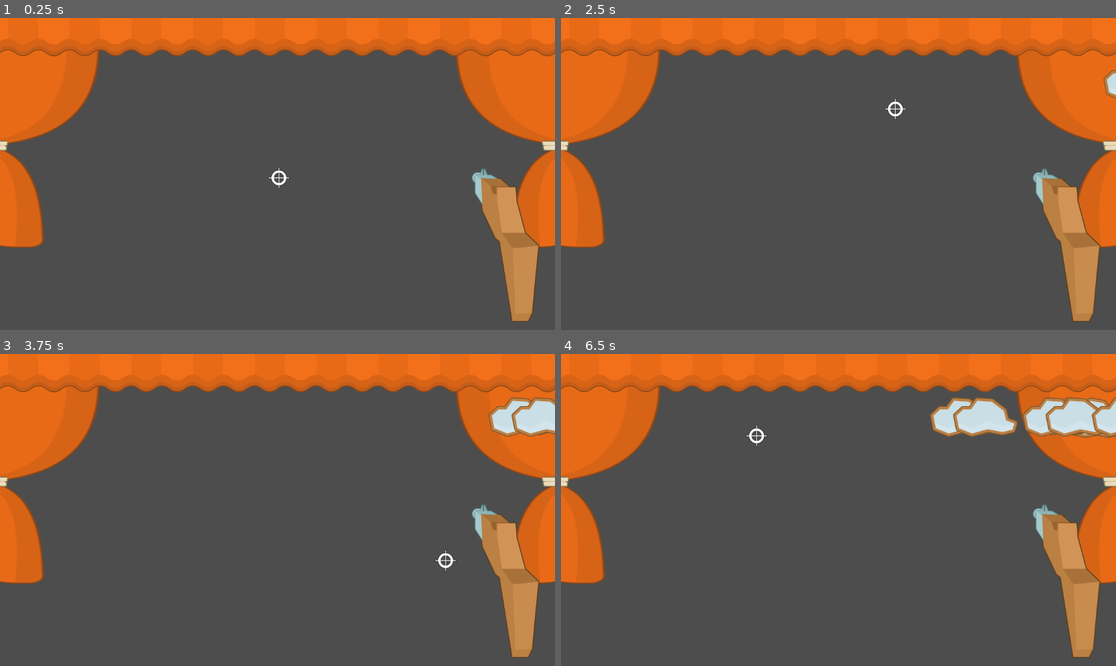
Above: before the commit, frames 1-4 (two rows, left to right).
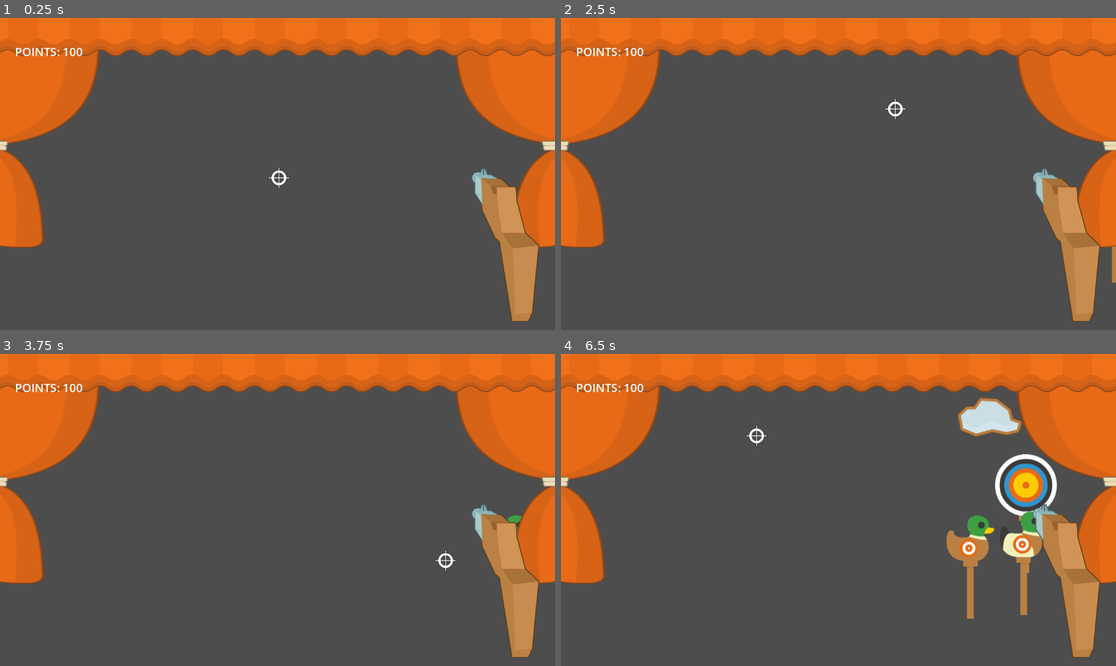
Above: after the commit, the same moments.

Repository: MxInput/Shooting-Gallery
Game: Godot game, scene res://nodes/game.tscn
Two runs of this game, one before a commit and one after it. Both use one fixed random seed, a clock stepped at 60 frames per second and the inputs below.
Inputs (mouse positions are in pixels of both pictures, inside the frame that each line leads up to):
- Up to frame 1 (0.25 s): no input
- Up to frame 2 (2.5 s): tap Enter at 0.5, 2 s; move the mouse to (960, 158) at 0.52 s; hold Right 0.53-1.28 s; click (960, 158) at 0.6 s; tap Space at 1.25 s; move the mouse to (727, 189) at 1.27 s; hold Down 1.28-2.03 s; click (727, 189) at 1.35 s; move the mouse to (894, 105) at 2.02 s; hold Right from 2.03 s (still down); tap Alt at 2.1 s; click (894, 105) at 2.3 s
- Up to frame 3 (3.75 s): move the mouse to (249, 572) at 2.77 s; release Right at 2.78 s; hold Up 2.78-3.53 s; tap Shift at 2.85 s; click (249, 572) at 3.05 s; move the mouse to (444, 556) at 3.52 s; hold Left from 3.53 s (still down); click (444, 556) at 3.6 s
- Up to frame 4 (6.5 s): move the mouse to (672, 463) at 4.27 s; click (672, 463) at 4.35 s; move the mouse to (871, 541) at 5.02 s; release Left at 5.03 s; hold Down 5.03-5.78 s; tap Alt at 5.1 s; click (871, 541) at 5.3 s; move the mouse to (755, 432) at 5.77 s; hold Right from 5.78 s (still down); tap Shift at 5.85 s; click (755, 432) at 6.05 s

The runs differ from the first frame. In frame 1, 0.2% of the frame differs, in the area x 2-15%, y 9-13%; in frame 2, 0.4%; in frame 3, 1.5%; in frame 4, 6.3%, in the area x 2-100%, y 9-85%.

Commit message:
bullet hole when shot

Diff:
--- /dev/null
+++ b/nodes/duck.tscn
@@ -0,0 +1,37 @@
+[gd_scene format=3 uid="uid://ejgc54eqt668"]
+
+[ext_resource type="Texture2D" uid="uid://c62qldanl6gj5" path="res://images/stick_wood.png" id="1_3q8xi"]
+[ext_resource type="Script" uid="uid://3ownneww0nfn" path="res://scripts/target.gd" id="1_5nbxs"]
+[ext_resource type="Texture2D" uid="uid://bmco8f52vri1k" path="res://images/duck_target_brown.png" id="2_3q8xi"]
+
+[sub_resource type="RectangleShape2D" id="RectangleShape2D_eodfl"]
+size = Vector2(89, 65)
+
+[sub_resource type="RectangleShape2D" id="RectangleShape2D_5nbxs"]
+size = Vector2(58, 38)
+
+[node name="duck" type="Node2D" unique_id=95386575 groups=["duck"]]
+z_index = 1
+script = ExtResource("1_5nbxs")
+
+[node name="Stick" type="Sprite2D" parent="." unique_id=853564960]
+position = Vector2(52, 156)
+texture = ExtResource("1_3q8xi")
+
+[node name="Duck" type="Sprite2D" parent="." unique_id=81904591]
+clip_children = 2
+position = Vector2(52, 50)
+texture = ExtResource("2_3q8xi")
+
+[node name="Area2D" type="Area2D" parent="." unique_id=1961448749]
+position = Vector2(-15, -32)
+
+[node name="CollisionShape2D" type="CollisionShape2D" parent="Area2D" unique_id=1914560581]
+position = Vector2(61.5, 96.5)
+shape = SubResource("RectangleShape2D_eodfl")
+
+[node name="CollisionShape2D2" type="CollisionShape2D" parent="Area2D" unique_id=686345275]
+position = Vector2(88, 54)
+shape = SubResource("RectangleShape2D_5nbxs")
+
+[connection signal="input_event" from="Area2D" to="." method="_on_area_2d_input_event"]
--- a/nodes/game.tscn
+++ b/nodes/game.tscn
@@ -10,10 +10,19 @@
 [ext_resource type="Texture2D" uid="uid://cfedxeautpdmm" path="res://images/curtain_rope.png" id="5_uodeg"]
 [ext_resource type="Texture2D" uid="uid://b2pysu0r2i7hc" path="res://images/cloud1.png" id="6_b11oy"]
 [ext_resource type="Texture2D" uid="uid://cdo161nvwj1om" path="res://images/target_colored.png" id="6_ubvaf"]
-[ext_resource type="Script" uid="uid://dk60mg2ah7mmj" path="res://nodes/cloud_movement.gd" id="7_15wb7"]
+[ext_resource type="Script" uid="uid://dk60mg2ah7mmj" path="res://scripts/cloud_movement.gd" id="7_15wb7"]
 [ext_resource type="Texture2D" uid="uid://daqgtta2l3dqu" path="res://images/cloud2.png" id="7_dmoo1"]
 [ext_resource type="Texture2D" uid="uid://bpvrwf0uhyf6l" path="res://images/target_red1.png" id="7_dv0a3"]
 [ext_resource type="Texture2D" uid="uid://dgx3ium1xm0ew" path="res://images/target_white.png" id="8_fjk5n"]
+[ext_resource type="Texture2D" uid="uid://dfyfatu8qjh1a" path="res://images/shot_blue_large.png" id="10_y7dl2"]
+[ext_resource type="Texture2D" uid="uid://cgmaefveep0vh" path="res://images/shot_brown_large.png" id="11_tvltm"]
+[ext_resource type="PackedScene" uid="uid://ejgc54eqt668" path="res://nodes/duck.tscn" id="12_4axws"]
+[ext_resource type="Texture2D" uid="uid://2yw1s3ayxqg8" path="res://images/shot_grey_large.png" id="12_engdv"]
+[ext_resource type="Texture2D" uid="uid://dis6a6dygughr" path="res://images/shot_yellow_large.png" id="13_rylax"]
+[ext_resource type="PackedScene" uid="uid://b4war3bcgbudm" path="res://nodes/shot.tscn" id="14_tvltm"]
+[ext_resource type="Texture2D" uid="uid://bmco8f52vri1k" path="res://images/duck_target_brown.png" id="15_827r2"]
+[ext_resource type="Texture2D" uid="uid://crfb7hwluby6i" path="res://images/duck_target_yellow.png" id="16_4axws"]
+[ext_resource type="Texture2D" uid="uid://bfhdu68d7kr8" path="res://images/duck_target_white.png" id="17_s00i6"]
 
 [node name="Game" type="Node" unique_id=1002405761]
 
@@ -35,40 +44,41 @@
 texture = ExtResource("2_g5j3c")
 
 [node name="Curtains" type="TextureRect" parent="CanvasLayer" unique_id=1043752201]
-z_index = 1
+z_index = 2
 offset_right = 40.0
 offset_bottom = 40.0
 texture = ExtResource("3_dv0a3")
 
 [node name="Curtains2" type="TextureRect" parent="CanvasLayer" unique_id=1826913710]
-z_index = 1
+z_index = 2
 offset_left = 256.0
 offset_right = 512.0
 offset_bottom = 80.0
 texture = ExtResource("3_dv0a3")
 
 [node name="Curtains3" type="TextureRect" parent="CanvasLayer" unique_id=428466821]
-z_index = 1
+z_index = 2
 offset_left = 512.0
 offset_right = 768.0
 offset_bottom = 80.0
 texture = ExtResource("3_dv0a3")
 
 [node name="Curtains4" type="TextureRect" parent="CanvasLayer" unique_id=1286391748]
-z_index = 1
+z_index = 2
 offset_left = 768.0
 offset_right = 1024.0
 offset_bottom = 80.0
 texture = ExtResource("3_dv0a3")
 
 [node name="Curtains5" type="TextureRect" parent="CanvasLayer" unique_id=919382094]
-z_index = 1
+z_index = 2
 offset_left = 1024.0
 offset_right = 1280.0
 offset_bottom = 80.0
 texture = ExtResource("3_dv0a3")
 
 [node name="Tied_Curtains1" type="TextureRect" parent="CanvasLayer" unique_id=1256283787]
+z_index = 1
 offset_left = -50.0
 offset_top = 51.0
 offset_right = 206.0
@@ -84,6 +94,7 @@
 texture = ExtResource("5_uodeg")
 
 [node name="Tied_Curtains2" type="TextureRect" parent="CanvasLayer" unique_id=844573992]
+z_index = 1
 offset_left = 946.0
 offset_top = 51.0
 offset_right = 1202.0
@@ -117,27 +128,54 @@
 texture = ExtResource("7_dmoo1")
 script = ExtResource("7_15wb7")
 
+[node name="PointTeller" type="RichTextLabel" parent="CanvasLayer" unique_id=2066224391]
+z_index = 5
+offset_left = 18.0
+offset_top = 30.0
+offset_right = 185.0
+offset_bottom = 110.0
+theme_override_font_sizes/normal_font_size = 24
+text = "POINTS: 100"
+horizontal_alignment = 1
+vertical_alignment = 1
+
 [node name="Camera2D" type="Camera2D" parent="." unique_id=260357595]
 
-[node name="AimController" type="Node2D" parent="." unique_id=213442519 node_paths=PackedStringArray("crosshair", "rifle")]
+[node name="AimController" type="Node2D" parent="." unique_id=213442519 node_paths=PackedStringArray("crosshair", "rifle", "point_teller", "target_spawner")]
 script = ExtResource("2_cpdmu")
 crosshair = NodePath("../CanvasLayer/Crosshair")
 rifle = NodePath("../CanvasLayer/Rifle")
+point_teller = NodePath("../CanvasLayer/PointTeller")
+blue_shot_texture = ExtResource("10_y7dl2")
+brown_shot_texture = ExtResource("11_tvltm")
+grey_shot_texture = ExtResource("12_engdv")
+yellow_shot_texture = ExtResource("13_rylax")
+shot_sprite = ExtResource("14_tvltm")
+target_spawner = NodePath("../TargetSpawner")
 
-[node name="TargetSpawner" type="Node" parent="." unique_id=1437629110 node_paths=PackedStringArray("delay_timer", "cloud_timer", "game_timer", "game", "cloud", "cloud2")]
+[node name="TargetSpawner" type="Node" parent="." unique_id=1437629110 node_paths=PackedStringArray("delay_timer", "cloud_timer", "game_timer", "duck_timer", "game", "cloud", "cloud2")]
 script = ExtResource("4_6hfer")
 target = ExtResource("5_flw6b")
+duck = ExtResource("12_4axws")
 colored_target_texture = ExtResource("6_ubvaf")
 red_target_texture = ExtResource("7_dv0a3")
 white_target_texture = ExtResource("8_fjk5n")
+brown_duck_texture = ExtResource("15_827r2")
+yellow_duck_texture = ExtResource("16_4axws")
+white_duck_texture = ExtResource("17_s00i6")
 delay_timer = NodePath("DelayTimer")
 cloud_timer = NodePath("CloudTimer")
 game_timer = NodePath("GameTimer")
+duck_timer = NodePath("DuckTimer")
 game = NodePath("..")
 cloud = NodePath("../CanvasLayer/Cloud")
 cloud2 = NodePath("../CanvasLayer/Cloud2")
 
 [node name="DelayTimer" type="Timer" parent="TargetSpawner" unique_id=1665403982]
+wait_time = 3.0
+one_shot = true
+
+[node name="DuckTimer" type="Timer" parent="TargetSpawner" unique_id=123717928]
 wait_time = 3.0
 one_shot = true
 
@@ -150,4 +188,5 @@
 one_shot = true
 
 [connection signal="timeout" from="TargetSpawner/DelayTimer" to="TargetSpawner" method="_on_delay_timer_timeout"]
+[connection signal="timeout" from="TargetSpawner/DuckTimer" to="TargetSpawner" method="_on_duck_timer_timeout"]
 [connection signal="timeout" from="TargetSpawner/CloudTimer" to="TargetSpawner" method="_on_cloud_timer_timeout"]
--- /dev/null
+++ b/nodes/shot.tscn
@@ -0,0 +1,6 @@
+[gd_scene format=3 uid="uid://b4war3bcgbudm"]
+
+[ext_resource type="Texture2D" uid="uid://dis6a6dygughr" path="res://images/shot_yellow_large.png" id="1_g03fy"]
+
+[node name="Shot" type="Sprite2D" unique_id=1247845672]
+texture = ExtResource("1_g03fy")
--- a/nodes/target.tscn
+++ b/nodes/target.tscn
@@ -7,7 +7,7 @@
 [sub_resource type="RectangleShape2D" id="RectangleShape2D_jabdv"]
 size = Vector2(133, 130)
 
-[node name="Target" type="Node2D" unique_id=1861554854]
+[node name="Target" type="Node2D" unique_id=1861554854 groups=["target"]]
 script = ExtResource("1_jabdv")
 
 [node name="Stick" type="Sprite2D" parent="." unique_id=746360038]
@@ -15,6 +15,7 @@
 texture = ExtResource("1_i8w8x")
 
 [node name="Target" type="Sprite2D" parent="." unique_id=830299947]
+clip_children = 2
 position = Vector2(67, 67)
 texture = ExtResource("2_jabdv")
 
--- a/project.godot
+++ b/project.godot
@@ -23,6 +23,11 @@
 
 enabled=PackedStringArray("res://addons/godot_super-wakatime/plugin.cfg")
 
+[global_group]
+
+target=""
+duck=""
+
 [input]
 
 left_click={
--- a/scripts/aim_controller.gd
+++ b/scripts/aim_controller.gd
@@ -3,9 +3,46 @@
 @export var crosshair : TextureRect;
 @export var rifle : TextureRect;
 
+@export var point_teller : RichTextLabel;
+
+@export var blue_shot_texture : Texture2D;
+@export var brown_shot_texture : Texture2D;
+@export var grey_shot_texture : Texture2D;
+@export var yellow_shot_texture : Texture2D;
+
+@export var shot_sprite : PackedScene;
+
+@export var target_spawner : Node;
+
 func destroy_target(target, points) -> void:
-	target.queue_free();
+	var new_shot_sprite = shot_sprite.instantiate();
+
+	var mouse_pos = get_global_mouse_position();
+
+	match (target.texture):
+		target_spawner.colored_target_texture:
+			shot_sprite.texture = grey_shot_texture;
+		target_spawner.red_target_texture:
+			shot_sprite.texture = grey_shot_texture;
+		target_spawner.white_target_texture:
+			shot_sprite.texture = grey_shot_texture;
+		target_spawner.brown_duck_texture:
+			shot_sprite.texture = brown_shot_texture;
+		target_spawner.yellow_duck_texture:
+			shot_sprite.texture = yellow_shot_texture;
+		target_spawner.white_duck_texture:
+			shot_sprite.texture = grey_shot_texture;
+
+	if (target.is_in_group("duck")):
+		target.find_child("Duck").add_child(new_shot_sprite);
+		new_shot_sprite.position = Vector2(-4.0, 21.0);
+	else:
+		target.find_child("Target").add_child(new_shot_sprite);
+		new_shot_sprite.global_position = mouse_pos;
+
 	PlayerVariables.points += points;
+
+	point_teller.text = "Points: " + str(PlayerVariables.points);
 
 func _process(delta: float) -> void:
 	var mouse_pos := crosshair.get_global_mouse_position();
--- a/scripts/target.gd
+++ b/scripts/target.gd
@@ -1,13 +1,52 @@
 extends Node2D
 
 var points := 0;
+signal hit(obj, point_value);
 
-signal hit(obj, point_value);
+var moving_up = true;
+var original_y;
+
+var distance := 10.0;
+
+var upper_speed := 5.0;
+var lower_speed := 1.0;
+
+var end_pos := -700.0;
+
+var speed = randf_range(lower_speed, upper_speed);
+
+var upper_pos = -120.0;
+
+var shot := false;
 
 func _ready() -> void:
 	var aim_controller = self.get_parent().find_child("AimController");
 	hit.connect(aim_controller.destroy_target);
 
+	if (is_in_group("target")):
+		position.y = upper_pos;
+
+	original_y = position.y;
+
+func _process(delta: float) -> void:
+	if (moving_up):
+		position.y += 0.5;
+
+		if (position.y >= original_y + distance):
+			moving_up = false;
+	else:
+		position.y -= 0.5;
+
+		if (position.y <= original_y - distance):
+			moving_up = true;
+
+	position.x -= speed;
+
+	if (position.x <= end_pos):
+		queue_free();
+
 func _on_area_2d_input_event(viewport: Node, event: InputEvent, shape_idx: int) -> void:
 	if (event.is_action("left_click")):
-		hit.emit(self, points);
+		if (!shot):
+			hit.emit(self, points);
+			shot = true;
--- a/scripts/target_spawner.gd
+++ b/scripts/target_spawner.gd
@@ -1,14 +1,20 @@
 extends Node
 
 @export var target : PackedScene;
+@export var duck : PackedScene;
 
 @export var colored_target_texture : Texture2D;
 @export var red_target_texture : Texture2D;
 @export var white_target_texture : Texture2D;
 
+@export var brown_duck_texture : Texture2D;
+@export var yellow_duck_texture : Texture2D;
+@export var white_duck_texture : Texture2D;
+
 @export var delay_timer : Timer;
 @export var cloud_timer : Timer;
 @export var game_timer : Timer;
+@export var duck_timer : Timer;
 
 @export var game : Node;
 
@@ -23,13 +29,26 @@
 	WHITE
 }
 
+enum Ducks {
+	YELLOW,
+	BROWN,
+	WHITE
+}
+
 var target_points = [5, 7, 3];
+var duck_points = [2, 3, 4];
+
+var lower_duck_limit := 2.0;
+var upper_duck_limit := 3.0;
 
 var lower_delay_limit := 3.0;
 var upper_delay_limit := 5.0;
 
-var cloud_upper_limit := 7.0;
-var cloud_lower_limit := 9.0;
+var cloud_upper_limit := 1.0;
+var cloud_lower_limit := 3.0;
+
+var cloud_lower_y := 90.0;
+var cloud_upper_y := 180.0;
 
 func _ready() -> void:
 	game_timer.start();
@@ -41,13 +60,20 @@
 			delay_timer.wait_time = random_start_time;
 
 			delay_timer.start();
+		if (duck_timer.is_stopped()):
+			var random_start_time := randf_range(lower_duck_limit, upper_duck_limit);
+			duck_timer.wait_time = random_start_time;
+
+			duck_timer.start();
 		if (cloud_timer.is_stopped()):
 			var selected_time = randf_range(cloud_upper_limit, cloud_lower_limit);
+			cloud_timer.wait_time = selected_time;
 			cloud_timer.start();
 
 func _on_delay_timer_timeout() -> void:
 	var new_target := target.instantiate();
 	game.add_child(new_target);
+	new_target.position.x = 550.0;
 
 	var selected_target_value = Targets.keys().pick_random();
 
@@ -62,5 +88,24 @@
 
 func _on_cloud_timer_timeout() -> void:
 	var selected_cloud = clouds.pick_random().duplicate();
+	var y_pos = randf_range(cloud_lower_y, cloud_upper_y);
+
 	cloud.get_parent().add_child(selected_cloud)
+	cloud.position.y = y_pos;
 	selected_cloud.visible = true;
+
+func _on_duck_timer_timeout() -> void:
+	var new_duck := duck.instantiate();
+	game.add_child(new_duck);
+	new_duck.position.x = 550.0;
+
+	var selected_duck_value = Ducks.keys().pick_random();
+
+	match (selected_duck_value):
+		"YELLOW":
+			new_duck.find_child("Duck").texture = yellow_duck_texture;
+		"BROWN":
+			new_duck.find_child("Duck").texture = brown_duck_texture;
+		"WHITE":
+			new_duck.find_child("Duck").texture = white_duck_texture;
+	new_duck.points = duck_points[Ducks.values()[Ducks.keys().find(selected_duck_value)]];
Binary file added: images/duck_target_brown.png
Not shown, added: images/duck_target_brown.png.import
Binary file added: images/duck_target_white.png
Not shown, added: images/duck_target_white.png.import
Binary file added: images/duck_target_yellow.png
Not shown, added: images/duck_target_yellow.png.import
Binary file added: images/shot_blue_large.png
Not shown, added: images/shot_blue_large.png.import
Binary file added: images/shot_brown_large.png
Not shown, added: images/shot_brown_large.png.import
Binary file added: images/shot_grey_large.png
Not shown, added: images/shot_grey_large.png.import
(and 4 more such lines)
